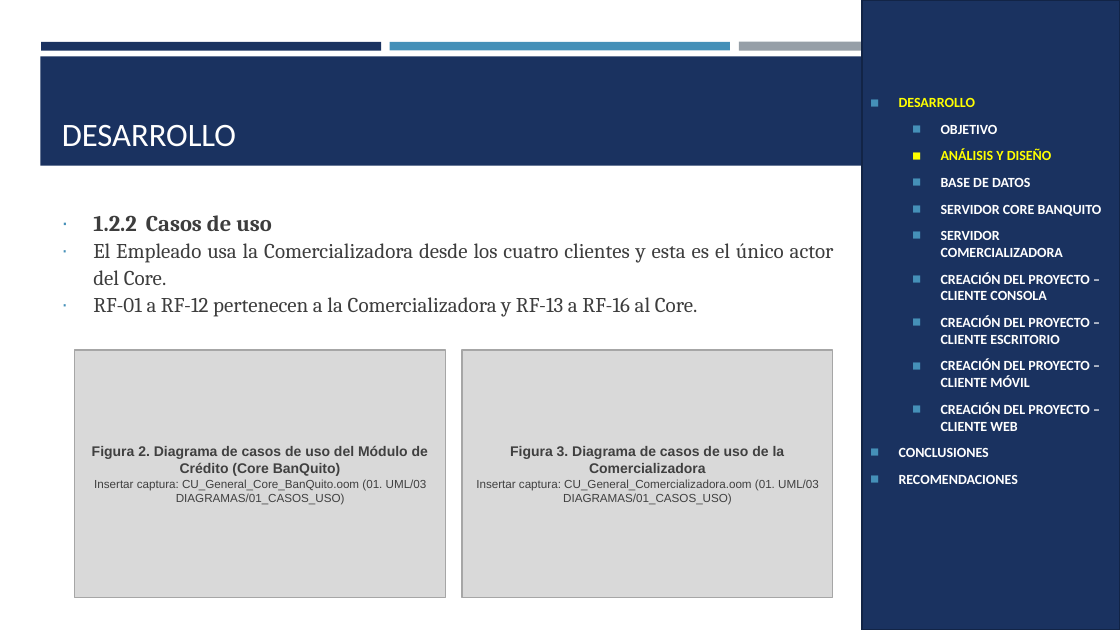
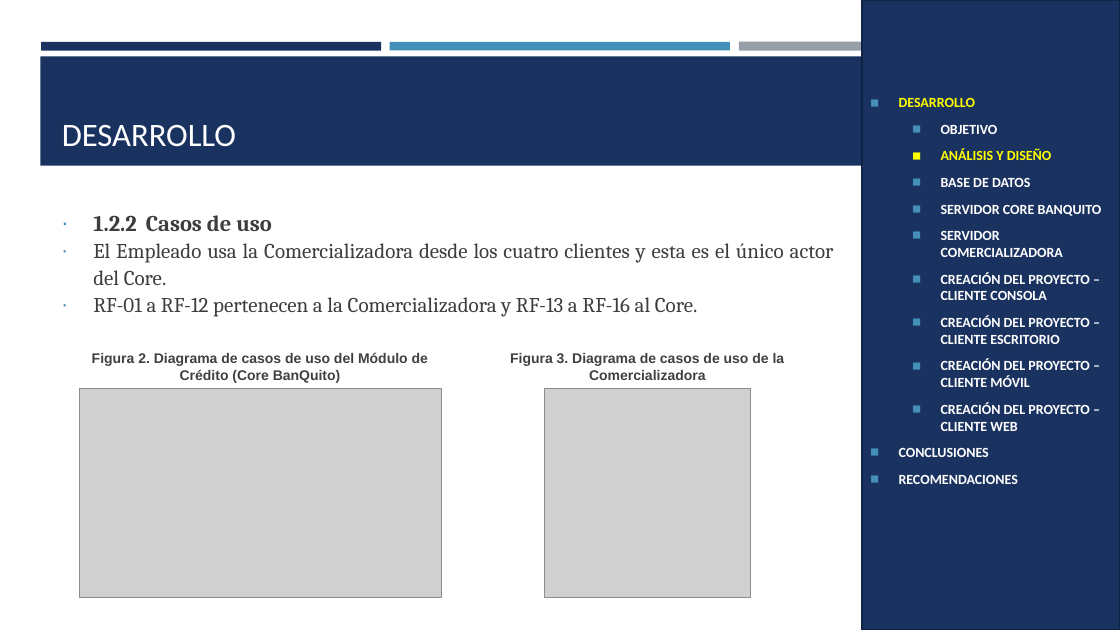
Before and after one commit to Teo344/Arquitectura_GRUPO03, a slide deck: slide 5 of EX.1.1. PAO202651_BANQUITO_CELULARES_RESTFUL_JAVA_NRC36884_GR03/05. DOCUMENTACION/PRESENTACION EX.1.1. BANQUITO CELULARES RESTFUL con BDD LOCAL en JAVA GR03.pptx. Drawn at 1120x630 pixels with LibreOffice and Linux fonts; fonts in the diff are those of the drawing; grey boxes stand for pictures. Boxes give left, top, right and bottom in pixels: in the first picture for what was removed or moved away, otherwise in the second. Text is boxed around its words. In the diff, an @@ line names an element or a change of style, - is before the commit and + after.

```diff
--- a/EX.1.1. PAO202651_BANQUITO_CELULARES_RESTFUL_JAVA_NRC36884_GR03/05. DOCUMENTACION/PRESENTACION EX.1.1. BANQUITO CELULARES RESTFUL con BDD LOCAL en JAVA GR03.pptx
+++ b/EX.1.1. PAO202651_BANQUITO_CELULARES_RESTFUL_JAVA_NRC36884_GR03/05. DOCUMENTACION/PRESENTACION EX.1.1. BANQUITO CELULARES RESTFUL con BDD LOCAL en JAVA GR03.pptx
@@ text "Figura 2. Diagrama de casos ...": place and size @@
-text "Figura 2. Diagrama de casos ..." at [75,350,446,597]
+text "Figura 2. Diagrama de casos ..." at [92,352,428,383]
@@ text "Figura 2. Diagrama de casos ..." at [92,352,428,383]: vertical alignment middle to top; fill #D9D9D9 to none; outline #A6A6A6 1 pt to none @@
@@ text "Figura 3. Diagrama de casos ..." at [510,353,785,380]: vertical alignment middle to top; fill #D9D9D9 to none; outline #A6A6A6 1 pt to none @@
@@ text "Figura 3. Diagrama de casos ...": place and size @@
-text "Figura 3. Diagrama de casos ..." at [462,350,833,597]
+text "Figura 3. Diagrama de casos ..." at [510,353,785,380]
@@ picture added at [79,388,441,597] @@
@@ picture added at [544,388,751,597] @@
@@ text at [94,479,427,505]: paragraph removed @@
-Insertar captura: CU_General_Core_BanQuito.oom (01. UML/03 DIAGRAMAS/01_CASOS_USO)
@@ text at [476,479,819,505]: paragraph removed @@
-Insertar captura: CU_General_Comercializadora.oom (01. UML/03 DIAGRAMAS/01_CASOS_USO)
```
Also in this commit, not shown: 23 other slides changed.
